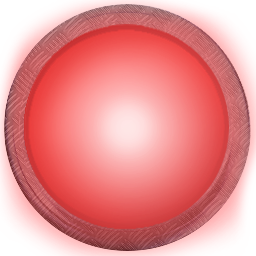
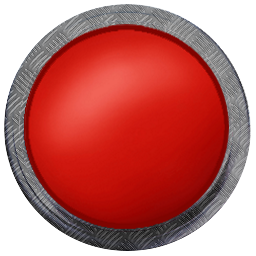
Before/after of a (256, 256) layered artwork. What changed in the layer stack:
hid "Layer 8" over (x1=0, y1=0, x2=256, y2=256)
painted on "Layer 12(pasted)" over (x1=0, y1=0, x2=256, y2=256)
